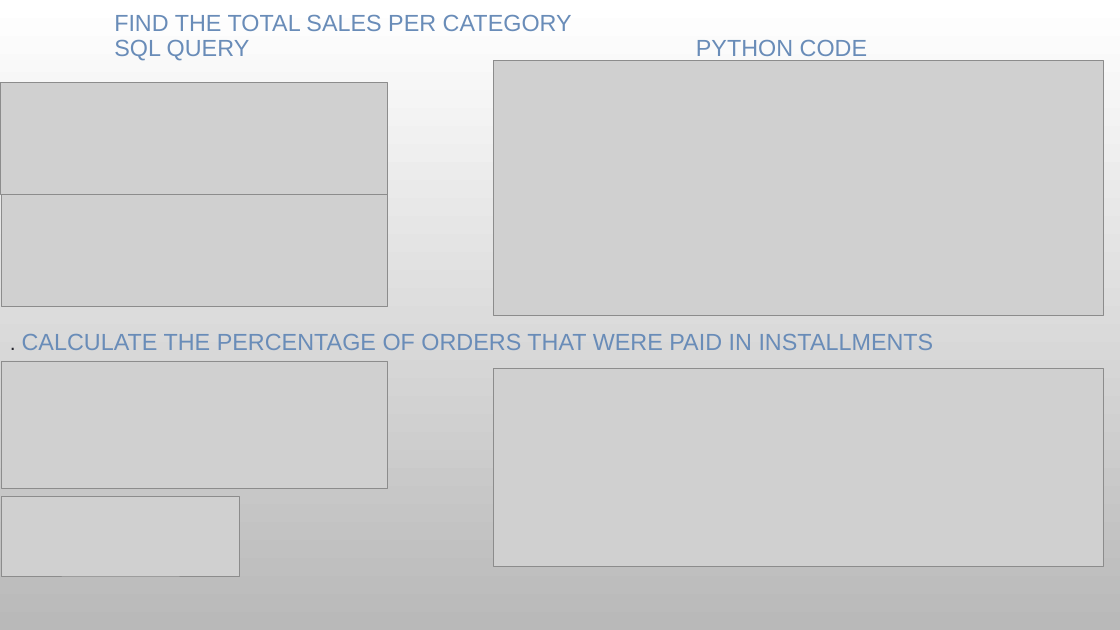
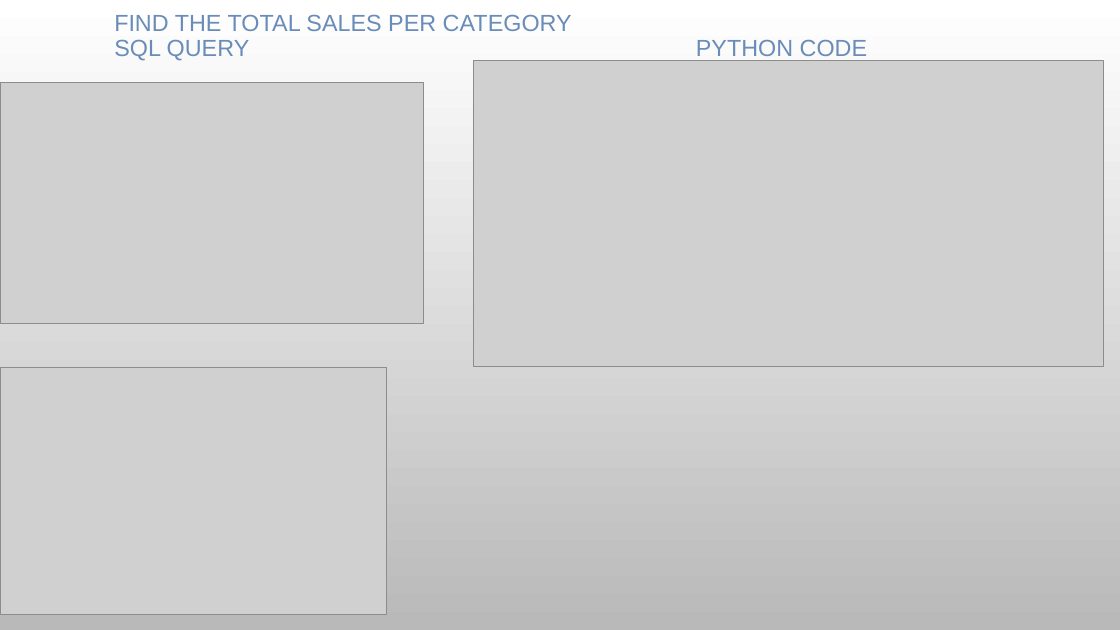
Before and after one commit to priyanshusingh05may-dev/project-_3_python_and_sql-, a slide deck: slide 4 of Navigating the Future of Online Shopping.pptx (slide 3 before the commit). Drawn at 1120x630 pixels with LibreOffice and Linux fonts; fonts in the diff are those of the drawing; grey boxes stand for pictures; background and template pictures are left out. Boxes give left, top, right and bottom in pixels: in the first picture for what was removed or moved away, otherwise in the second. Text is boxed around its words. In the diff, an @@ line names an element or a change of style, - is before the commit and + after.

```diff
--- a/Navigating the Future of Online Shopping.pptx
+++ b/Navigating the Future of Online Shopping.pptx
@@ picture: place and size @@
-picture at box(0, 83, 388, 195)
+picture at box(0, 83, 423, 324)
@@ picture: place and size @@
-picture at box(494, 60, 1104, 315)
+picture at box(474, 60, 1103, 366)
@@ text removed at box(22, 334, 934, 350) @@
-. CALCULATE THE PERCENTAGE OF ORDERS THAT WERE PAID IN INSTALLMENTS
@@ picture: place and size @@
-picture at box(2, 195, 387, 307)
+picture at box(0, 368, 386, 615)
@@ picture removed at box(2, 361, 387, 488) @@
@@ picture removed at box(494, 368, 1104, 566) @@
@@ picture removed at box(2, 497, 239, 576) @@
```
Also in this commit, not shown: 4 other slides changed, 4 slides added, 1 other file.
